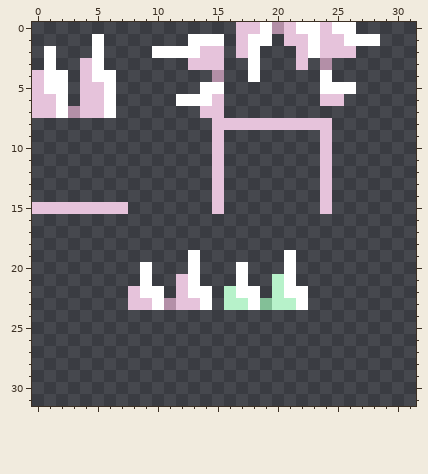
One commit to this pixel-art file: Assets/Tiles/Spikes.aseprite. The picture above was drawn from the file before the commit.
32x32 pixels, 1 frame.
New version:
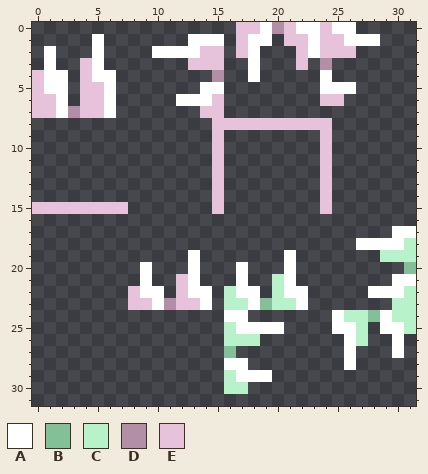
Palette (. is transparent): A #ffffff  B #83bf97  C #b7f2ca  D #b38fa7  E #e6c3db
Edits made:
--- layer "Green spikes"
@@ x 14..31 @@
 16 ..................
-17 ..................
-18 ..................
-19 .......A..........
-20 ...A...A..........
-21 ...A..CA..........
-22 A.CAA.CAA.........
-23 A.CCABCCA.........
-24 ..................
-25 ..................
-26 ..................
-27 ..................
-28 ..................
-29 ..................
-30 ..................
+17 ................AA
+18 .............AAAAC
+19 .......A.......CCC
+20 ...A...A.........B
+21 ...A..CA........AA
+22 A.CAA.CAA.....AAAC
+23 A.CCABCCA.......CC
+24 ..AA.......ACCBACC
+25 ..CAAAA....AAC.AAC
+26 ..CCC.......AC..A.
+27 ..B.........A...A.
+28 ..AA........A.....
+29 ..CAAA............
+30 ..CC..............
 31 ..................
Changed places in both pictures, as pixel boxes (x1, y1, x2, y2):
added: (332, 226, 416, 370)
added: (224, 310, 284, 394)
